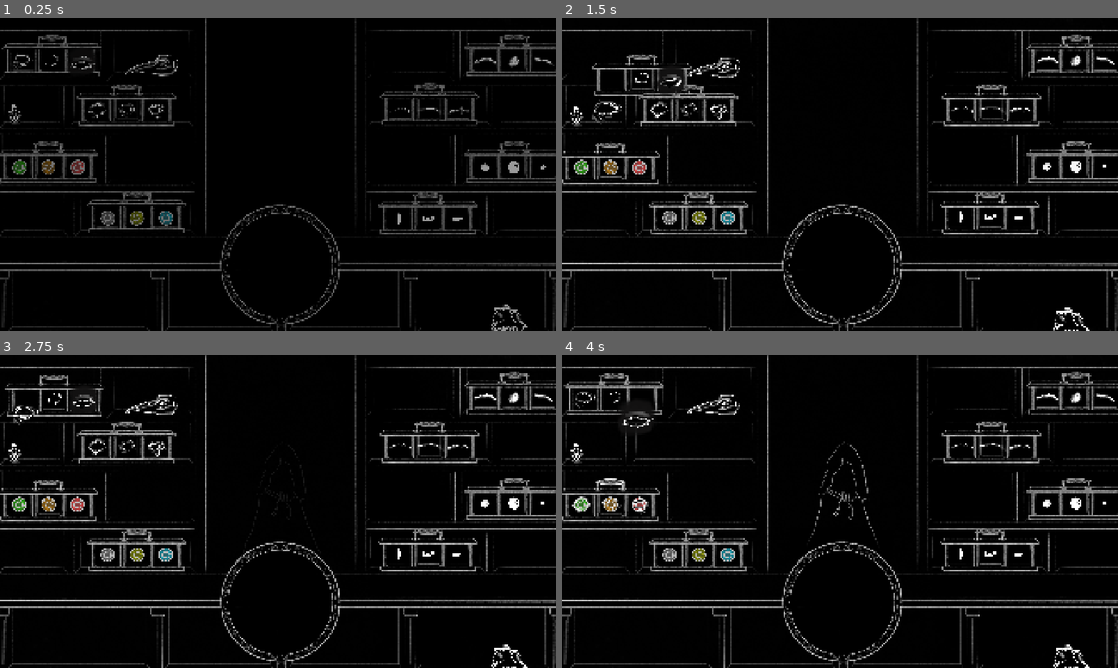
Above: before the commit, frames 1-4 (two rows, left to right).
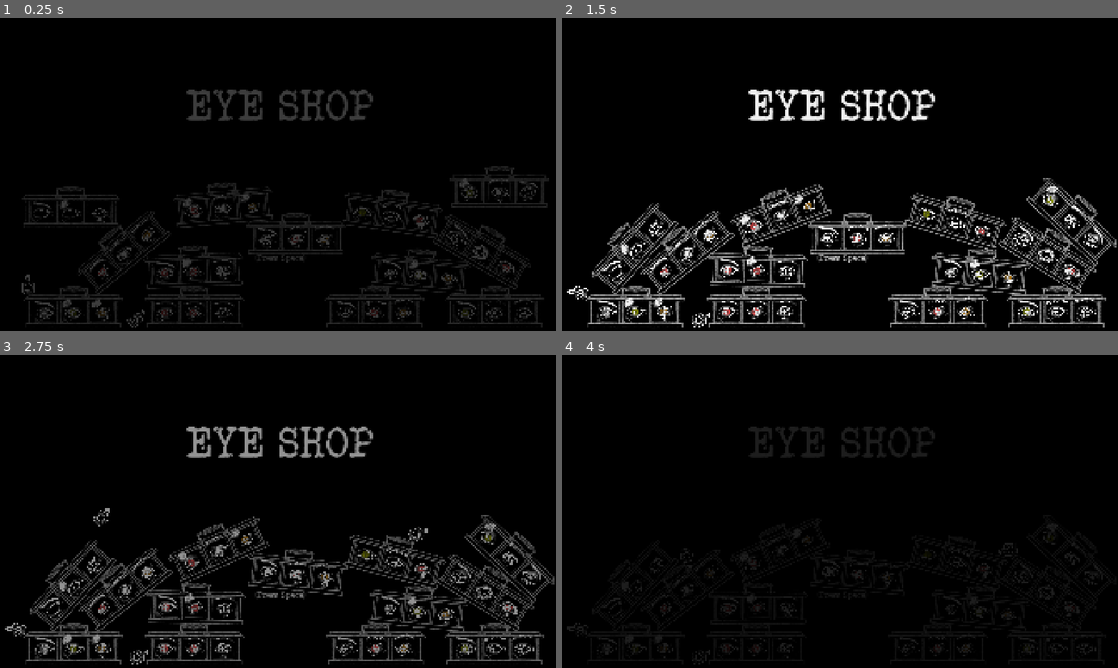
Above: after the commit, the same moments.

Repository: MarkusSecundus/Gamestudies-Experiment
Game: Godot game, scene res://scenes/FirstScreen.tscn
The game is run twice, just before and just after one commit, with the same random seed, the same clock (stepped at 60 frames per second) and the same inputs. Before the commit the project starts from res://scenes/MainScene.tscn. Sound files missing from this copy of the repository are replaced by a short silence.
Inputs (mouse positions are in pixels of both pictures, inside the frame that each line leads up to):
- Up to frame 1 (0.25 s): no input
- Up to frame 2 (1.5 s): tap Space (SkipDialog) at 0.5, 1.25 s; drag from (612, 36) to (689, 86) at 0.52 s; drag from (628, 89) to (578, 168) at 1.27 s
- Up to frame 3 (2.75 s): tap Space (SkipDialog) at 2 s; move the mouse to (61, 405) at 2.02 s; click (61, 405) at 2.17 s
- Up to frame 4 (4 s): tap Space (SkipDialog) at 2.75, 3.5 s; drag from (645, 398) to (612, 480) at 2.77 s; drag from (689, 423) to (612, 480) at 3.52 s

The runs differ from the first frame. In frame 1, 18% of the frame differs, in the area x 0-100%, y 0-100%; in frame 2, 23%; in frame 3, 23%; in frame 4, 13%.

Commit message:
fix everything being broken in final build

Diff:
--- a/project.godot
+++ b/project.godot
@@ -11,7 +11,7 @@
 [application]
 
 config/name="Gamestudies-Experiment"
-run/main_scene="uid://dfb3nyvrfv6a7"
+run/main_scene="uid://dop62lglc6uq0"
 config/features=PackedStringArray("4.5", "Mobile")
 boot_splash/show_image=false
 boot_splash/fullsize=false
--- a/scenes/Fader.tscn
+++ b/scenes/Fader.tscn
@@ -21,7 +21,6 @@
 script = ExtResource("1_cgpwj")
 
 [node name="Fader" type="TextureRect" parent="."]
-modulate = Color(1, 1, 1, 0.52156866)
 z_index = 500
 layout_mode = 1
 anchors_preset = -1
--- a/scenes/FirstScreen.tscn
+++ b/scenes/FirstScreen.tscn
@@ -3687,7 +3687,6 @@
 
 [node name="Condition" type="Node" parent="DialogSystem/Fn_Main"]
 script = ExtResource("56_eshda")
-condition_holds = false
 
 [node name="FadeOut" type="Node" parent="DialogSystem/Fn_Main/Condition"]
 script = ExtResource("46_eb1j1")
--- a/scripts/util/NodeUtils.gd
+++ b/scripts/util/NodeUtils.gd
@@ -128,21 +128,26 @@
 		i += 1
 	return ret
 
+
+static func _get_editor_interface()->Variant:
+	return Engine.get_singleton("EditorInterface")
+
 static func is_the_only_selected_node(node: Node)->bool:
-	var selection := EditorInterface.get_selection().get_selected_nodes()
+	var selection = _get_editor_interface().get_selection().get_selected_nodes()
 	return selection.size() == 1 and selection[0] == node
 
 static func get_selected_nodes_of_type(type: Variant, ret : Array = []):
-	for n in EditorInterface.get_selection().get_selected_nodes():
+	for n in _get_editor_interface().get_selection().get_selected_nodes():
 		if is_instance_of(n, type):
 			ret.append(n)
 	return ret
 
 static func set_selection(nodes: Array[Node])->void:
-	var selection := EditorInterface.get_selection()
+	var selection = _get_editor_interface().get_selection()
 	selection.clear()
 	for n in nodes:
 		selection.add_node(n)
+
 
 
 static var _counter: int = 0;
